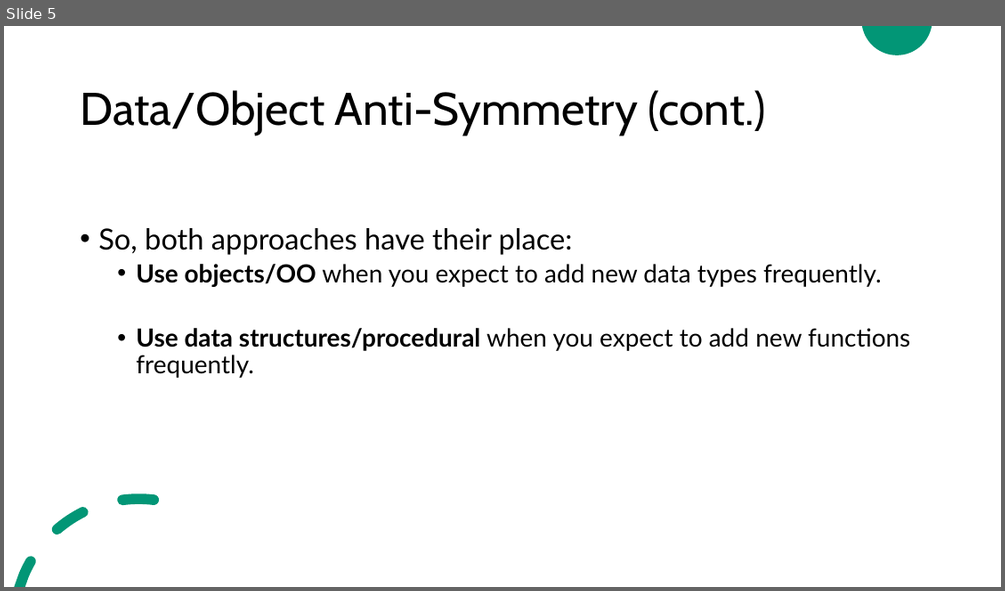
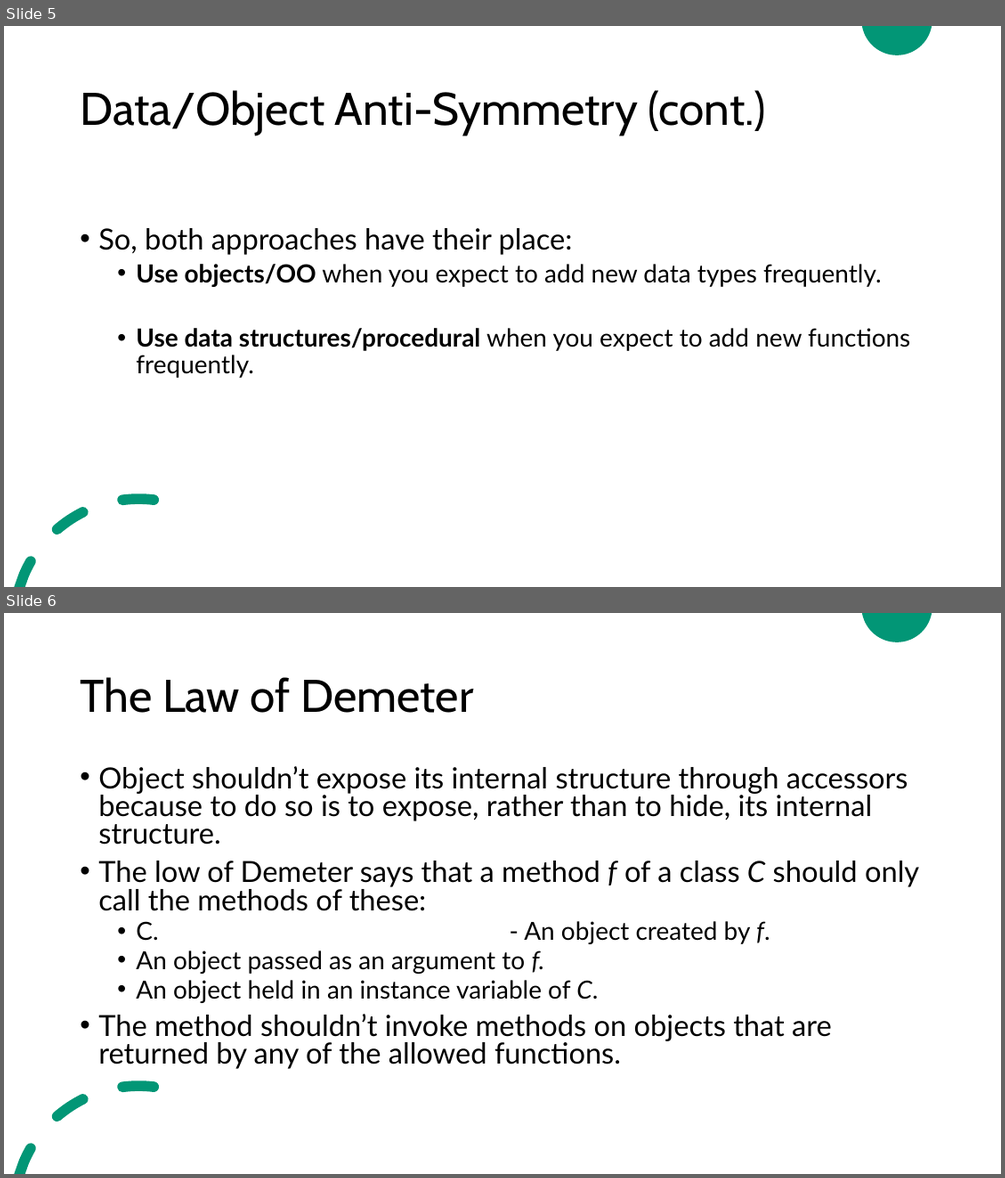
Before and after one commit to ZeinaZayed4/clean-code, a slide deck: Clean Code - Chapter 6.pptx. Shown one above the other, each under a label of ours: slide 5 before the commit, slides 5 and 6 after it. The pictures are 1005x591 and 1005x1178 pixels, drawn with LibreOffice and Linux fonts; fonts in the diff are those of the drawing. Boxes give left, top, right and bottom in pixels: in the first picture for what was removed or moved away, otherwise in the second. Text is boxed around its words. In the diff, an @@ line names an element or a change of style, - is before the commit and + after.

Commit message:
Update Clean Code - Chapter 6.pptx
Completed reading chapter 6 - objects and data structures

```diff
--- a/Clean Code - Chapter 6.pptx
+++ b/Clean Code - Chapter 6.pptx
@@ slide 6 added at <box>4,613,1001,1174</box>, background #FFFFFF; not listed: 2 template elements that a slide beside it also shows @@
@@ title added at <box>80,677,474,713</box>, 44 pt, text #000000 @@
+The Law of Demeter
@@ text added at <box>98,766,919,1069</box>, 28 pt, text #000000 @@
+• Object shouldn’t expose its internal structure through accessors because to do so is to expose, rather than to hide, its internal structure.
+• The low of Demeter says that a method f of a class C should only call the methods of these:
+  • C. - An object created by f.
+  • An object passed as an argument to f.
+  • An object held in an instance variable of C.
+• The method shouldn’t invoke methods on objects that are returned by any of the allowed functions.
```
Also in this commit, not shown: 7 other slides added.
